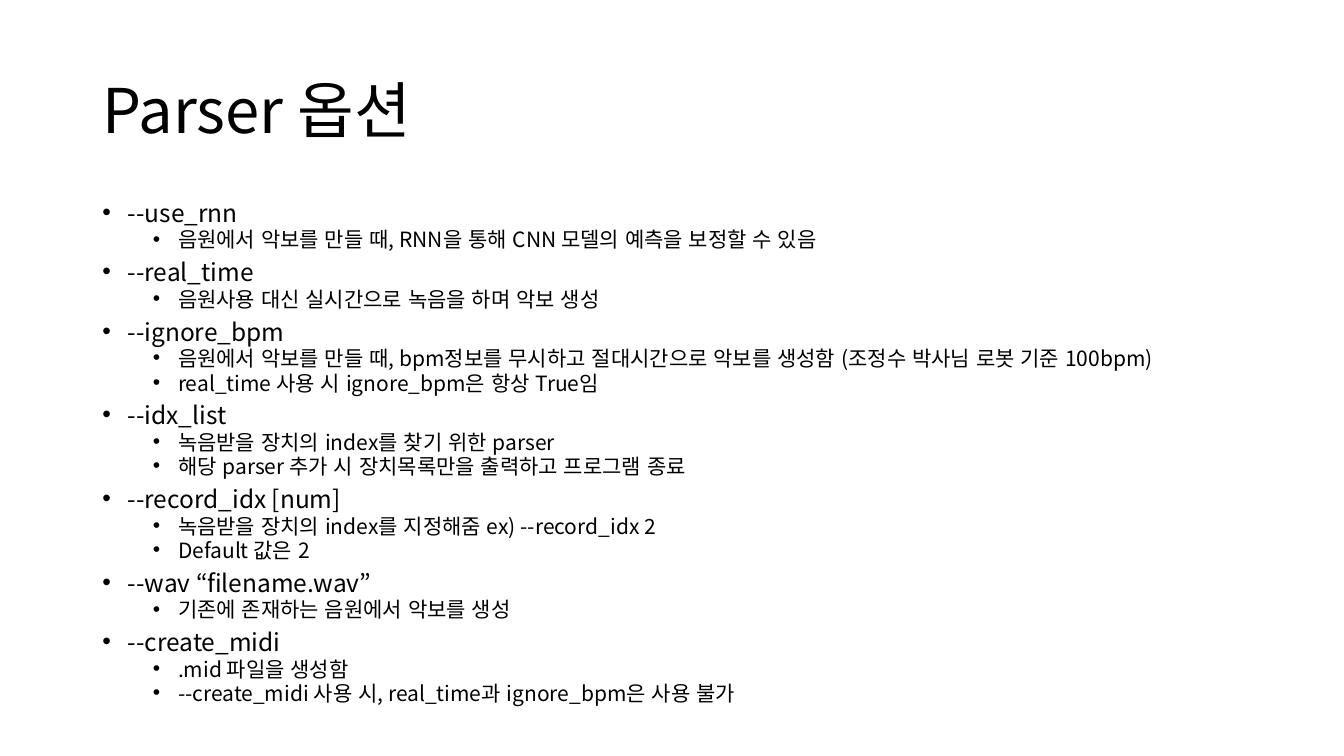
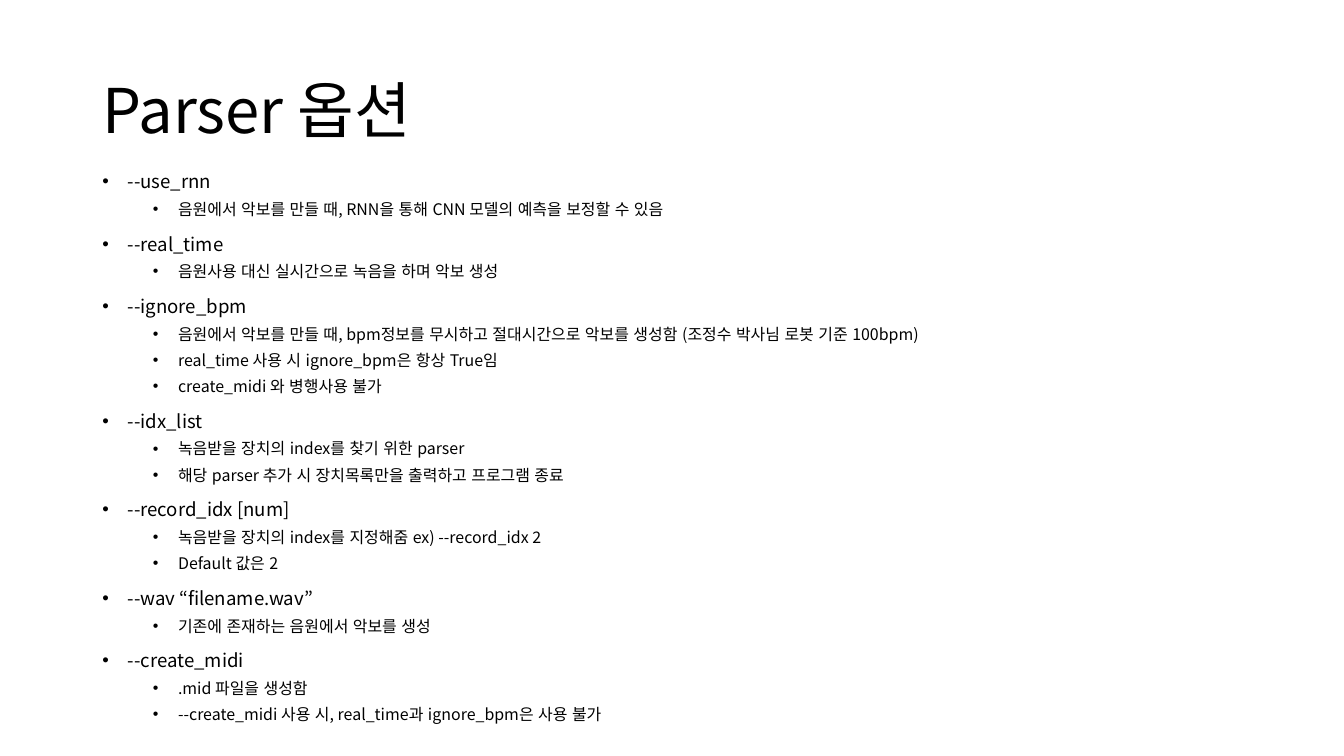
Before and after one commit to cid2rrrr/DRUMMM, a slide deck: slide 6 of 청음지능 인수인계.pptx (slide 5 before the commit). Drawn at 1344x756 pixels with LibreOffice and Linux fonts; fonts in the diff are those of the drawing. Boxes give left, top, right and bottom in pixels: in the first picture for what was removed or moved away, otherwise in the second. Text is boxed around its words. In the diff, an @@ line names an element or a change of style, - is before the commit and + after.

```diff
--- a/청음지능 인수인계.pptx
+++ b/청음지능 인수인계.pptx
@@ text "--use_rnn": place and size @@
-text "--use_rnn" at <box>128,208,1152,706</box>
+text "--use_rnn" at <box>128,177,918,724</box>
@@ text at <box>128,177,918,724</box>: size 17.5 to 13.3 pt in "--use_rnn", "--real_time", "--ignore_bpm", "--idx_list" and 3 more places; size 15 to 11.4 pt in "음원에서 악보를 만들 때, RNN을 통해 CNN ...", "음원사용 대신 실시간으로 녹음을 하며 악보 생성", "음원에서 악보를 만들 때, bpm정보를 무시하고 절대시간으로 ...", "real_time 사용 시 ignore_bpm은 항상 True임" and 7 more places; line spacing 0.7 to 1 @@
@@ text at <box>178,378,381,395</box>: paragraph added @@
+  • create_midi 와 병행사용 불가
```
Also in this commit, not shown: 6 other slides changed, 1 slide added, 1 slide removed, 2 other files.
